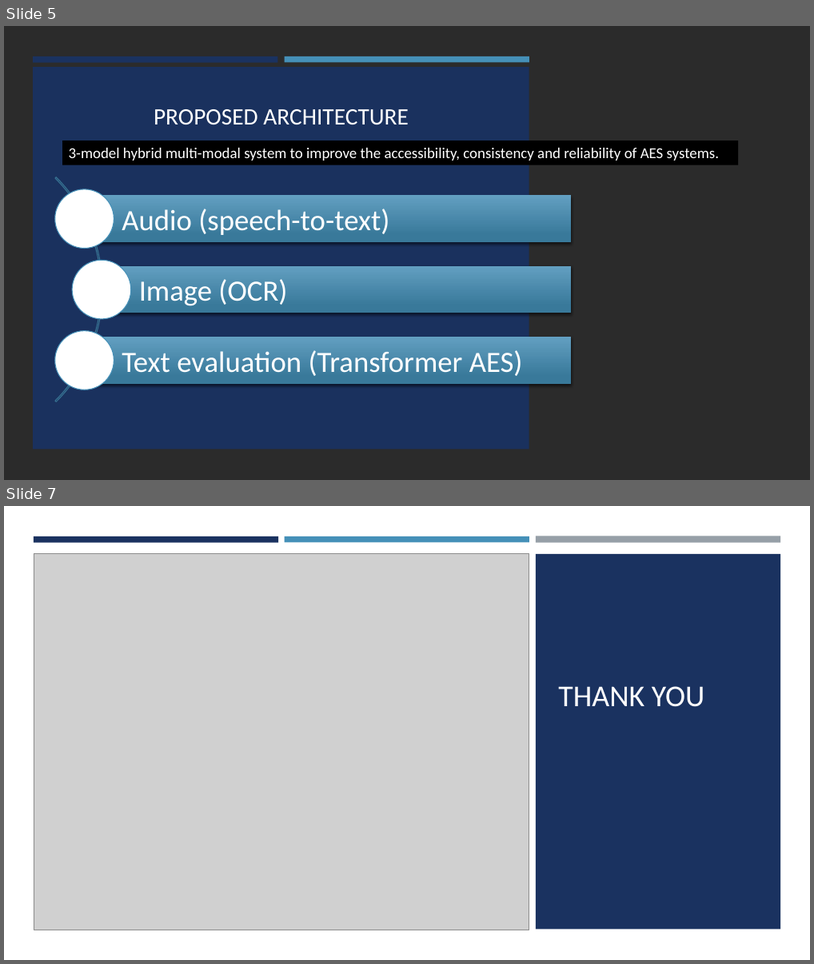
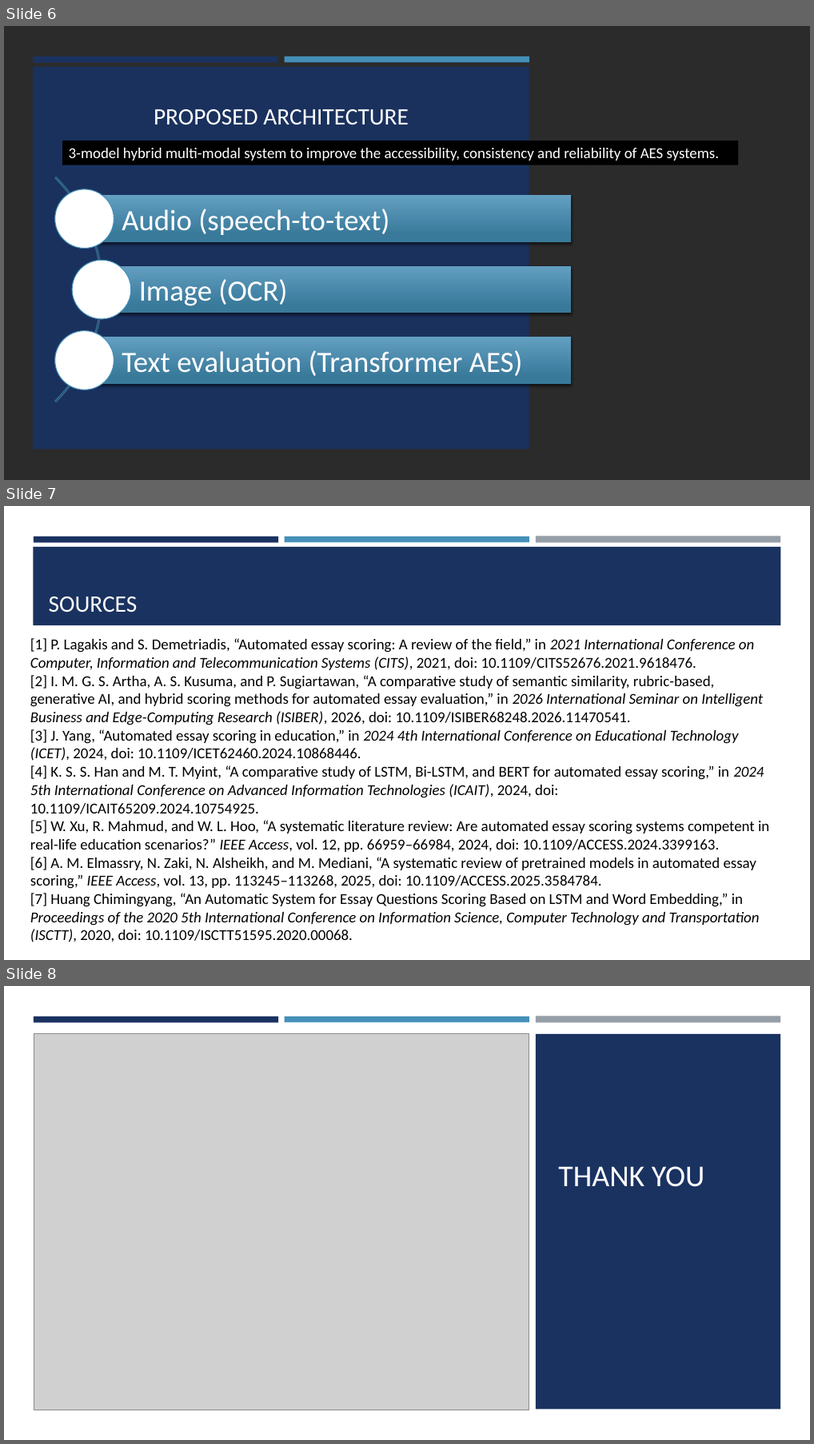
Before and after one commit to AsaDorville758/aes-thesis, a slide deck: presentation/Project Proposal Presentation.pptx. Shown one above the other, each under a label of ours: slides 5 and 7 before the commit, slides 6, 7 and 8 after it; the slides between them are not shown. The pictures are 814x964 and 814x1444 pixels, drawn with LibreOffice and Linux fonts; fonts in the diff are those of the drawing; grey boxes stand for pictures; background and template pictures are left out; a plain dark background stands for a picture behind light text. Boxes give left, top, right and bottom in pixels: in the first picture for what was removed or moved away, otherwise in the second. Text is boxed around its words. In the diff, an @@ line names an element or a change of style, - is before the commit and + after.

Commit message:
Edited sources and completed and uploaded proposal video

```diff
--- a/presentation/Project Proposal Presentation.pptx
+++ b/presentation/Project Proposal Presentation.pptx
@@ slide 7 added at box(4, 506, 810, 960), background #FFFFFF @@
@@ rectangle added at box(33, 547, 782, 625), fill #1A3260 @@
@@ rectangle added at box(34, 536, 278, 542), fill #1A3260 @@
@@ rectangle added at box(285, 536, 530, 542), fill #4590B8 @@
@@ rectangle added at box(536, 536, 781, 543), fill #969FA7 @@
@@ title added at box(49, 596, 138, 612), 28 pt, text #FFFFFF @@
+SOURCES
@@ text added at box(30, 638, 770, 942), 18 pt, text #000000 @@
+[1] P. Lagakis and S. Demetriadis, “Automated essay scoring: A review of the field,” in 2021 International Conference on Computer, Information and Telecommunication Systems (CITS), 2021, doi: 10.1109/CITS52676.2021.9618476.
+[2] I. M. G. S. Artha, A. S. Kusuma, and P. Sugiartawan, “A comparative study of semantic similarity, rubric-based, generative AI, and hybrid scoring methods for automated essay evaluation,” in 2026 International Seminar on Intelligent Business and Edge-Computing Research (ISIBER), 2026, doi: 10.1109/ISIBER68248.2026.11470541.
+[3] J. Yang, “Automated essay scoring in education,” in 2024 4th International Conference on Educational Technology (ICET), 2024, doi: 10.1109/ICET62460.2024.10868446.
+[4] K. S. S. Han and M. T. Myint, “A comparative study of LSTM, Bi-LSTM, and BERT for automated essay scoring,” in 2024 5th International Conference on Advanced Information Technologies (ICAIT), 2024, doi: 10.1109/ICAIT65209.2024.10754925.
+[5] W. Xu, R. Mahmud, and W. L. Hoo, “A systematic literature review: Are automated essay scoring systems competent in real-life education scenarios?” IEEE Access, vol. 12, pp. 66959–66984, 2024, doi: 10.1109/ACCESS.2024.3399163.
+[6] A. M. Elmassry, N. Zaki, N. Alsheikh, and M. Mediani, “A systematic review of pretrained models in automated essay scoring,” IEEE Access, vol. 13, pp. 113245–113268, 2025, doi: 10.1109/ACCESS.2025.3584784.
+[7] Huang Chimingyang, “An Automatic System for Essay Questions Scoring Based on LSTM and Word Embedding,” in Proceedings of the 2020 5th International Conference on Information Science, Computer Technology and Transportation (ISCTT), 2020, doi: 10.1109/ISCTT51595.2020.00068.
@@ what was slide 5 is now slide 6 @@
@@ what was slide 7 is now slide 8 @@
```
Also in this commit, not shown: 1 slide changed, 1 other slide added, 1 slide removed, 2 other files.
